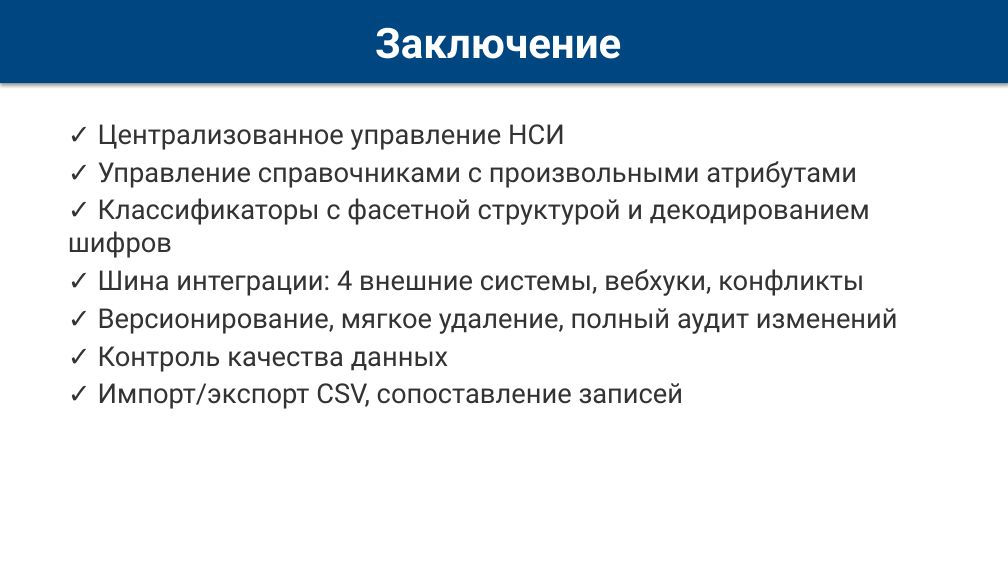
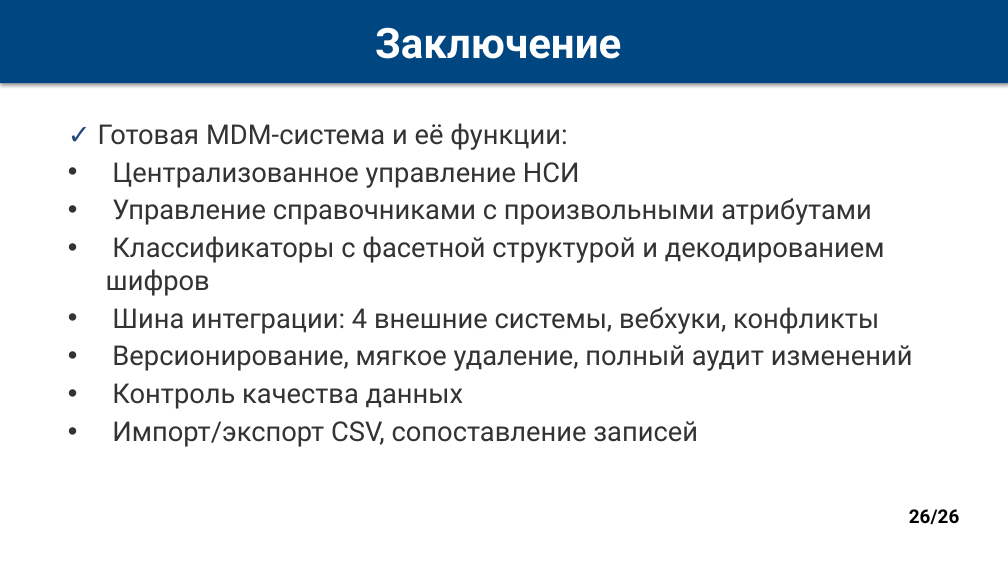
Before and after one commit to dulumdomdom/Nothing, a slide deck: slide 26 of MDM_Presentation.pptx (slide 24 before the commit). Drawn at 1008x567 pixels with LibreOffice and Linux fonts; fonts in the diff are those of the drawing. Boxes give left, top, right and bottom in pixels: in the first picture for what was removed or moved away, otherwise in the second. Text is boxed around its words. In the diff, an @@ line names an element or a change of style, - is before the commit and + after.

```diff
--- a/MDM_Presentation.pptx
+++ b/MDM_Presentation.pptx
@@ text at (98, 123, 913, 447): text changed @@
-✓ Централизованное управление НСИ
-✓ Управление справочниками с произвольными атрибутами
-✓ Классификаторы с фасетной структурой и декодированием шифров
-✓ Шина интеграции: 4 внешние системы, вебхуки, конфликты
-✓ Версионирование, мягкое удаление, полный аудит изменений
-✓ Контроль качества данных
-✓ Импорт/экспорт CSV, сопоставление записей
+✓ Готовая MDM-система и её функции:
+• Централизованное управление НСИ
+• Управление справочниками с произвольными атрибутами
+• Классификаторы с фасетной структурой и декодированием шифров
+• Шина интеграции: 4 внешние системы, вебхуки, конфликты
+• Версионирование, мягкое удаление, полный аудит изменений
+• Контроль качества данных
+• Импорт/экспорт CSV, сопоставление записей
@@ page number added at (909, 509, 959, 524), 18 pt, text #000000, bold @@
+26/26
```
Also in this commit, not shown: 19 other slides changed, 5 slides added, 4 slides removed, 1 other file.
